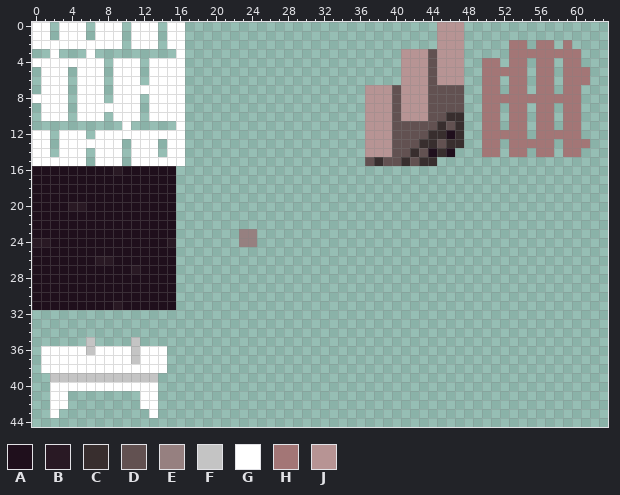
Pixel-art sprite, stored at assets/sprites/tiles.png. Above is the file before it was changed.
The file is 64x64 pixels. Shown: x 0..63, y 0..44.
Palette (. is transparent): A #1f0f1c  B #291924  C #382e2e  D #625151  E #968080  F #c4c4c4  G #ffffff  H #a37676  J #b79494
Pixels before (only the part around the change), first column x 5:
 0 G.GGG.GGG.GG............................JJJ................
 1 G.GGG.GGG.GG............................JJJ................
 2 GGGGG.GGG.GG............................JJJ.....HH.HH.H....
 3 .G.........G........................JJJDJJJ.....HHHHHHHH...
 4 GGG.GGG.GGGG........................JJJDJJJ..HH.HH.HH.HH...
 5 GGG.GGG.GGGG........................JJJDJJJ..HHHHH.HH.HHH..
 6 GGG.GGG.GGGG........................JJJDJJJ..HH.HH.HH.HHH..
 7 GGG.GGGGGGGG....................JJJDJJJDDDD..HH.HH.HH.HH...
 8 GGG.GGG.GGGG....................JJJDJJJDDDD..HHHHHHHHHHH...
 9 GGGGGGG.GGGG....................JJJDJJJDDDD..HH.HH.HH.HH...
10 GGG.GGG.GGGG....................JJJDJJJDDCC..HH.HH.HH.HH...
11 .....G.....G....................JJJDDDDDCDC..HH.HH.HH.HH...
12 G.GGGGGGGGGG....................JJJDDDDCCAC..HHHHH.HHHHH...
13 GGGGG.GGG.GG....................JJJDDDCCDCC..HH.HHHHH.HHH..
14 G.GGG.GGG.GG....................JJJDDCDACA...HH.HH.HH.HH...
15 G.GGG.GGGGGG....................DCDDCDCC...................
16 AAAABAAAAAA................................................
17 AAAAAAAAAAA................................................
18 AAAAAAAAAAA................................................
19 AAAAAAAAAAA................................................
20 BAAAAAAAAAA................................................
21 AAAAAAAAAAA................................................
22 AAAAAAAAAAA................................................
23 AAAAAAAAAAA.......EE.......................................
24 AAAAAAAAAAB.......EE.......................................
25 AAAAAAAAAAA................................................
26 AABBAAAAAAA................................................
27 AAAAAABAAAA................................................
28 AAAAAAAAAAA................................................
29 AAAAAAAAAAA................................................
30 AAAAAAAAAAA................................................
31 AAAABAAAAAA................................................
32 ...........................................................
33 ...........................................................
34 ...........................................................
35 .F....F....................................................
36 GFGGGGFGGG.................................................
37 GGGGGGFGGG.................................................
38 GGGGGGGGGG.................................................
39 FFFFFFFFF..................................................
40 GGGGGGGGG..................................................
Once edited:
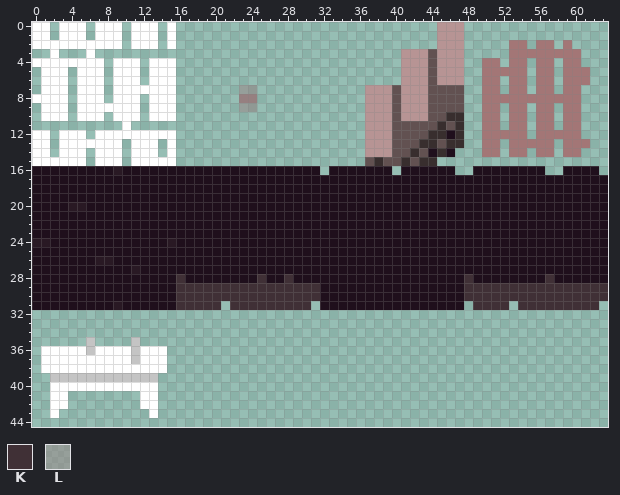
Colours new in this view: K #403036  L #96808080
Change:
{"y":0,"x":16,"old":"G","new":"."}
{"y":1,"x":16,"old":"G","new":"."}
{"y":2,"x":16,"old":"G","new":"."}
{"y":3,"x":16,"old":"G","new":"."}
{"y":4,"x":16,"old":"G","new":"."}
{"y":5,"x":16,"old":"G","new":"."}
{"y":6,"x":16,"old":"G","new":"."}
{"y":7,"x":16,"old":"G","new":"."}
{"y":7,"x":23,"old":"..","new":"LL"}
{"y":8,"x":16,"old":"G","new":"."}
{"y":8,"x":23,"old":"..","new":"EE"}
{"y":9,"x":16,"old":"G","new":"."}
{"y":9,"x":23,"old":"..","new":"LL"}
{"y":10,"x":16,"old":"G","new":"."}
{"y":11,"x":16,"old":"G","new":"."}
{"y":12,"x":16,"old":"G","new":"."}
{"y":13,"x":16,"old":"G","new":"."}
{"y":14,"x":16,"old":"G","new":"."}
{"y":15,"x":16,"old":"G","new":"."}
{"y":16,"x":16,"old":"................","new":"AAAAAAAAAAAAAAAA"}
{"y":16,"x":33,"old":".......","new":"AAAAAAA"}
{"y":16,"x":41,"old":"......","new":"AAAAAA"}
{"y":16,"x":49,"old":"........","new":"AAAAAAAA"}
{"y":16,"x":59,"old":"....","new":"AAAA"}
{"y":17,"x":16,"old":"................................................","new":"AAAAAAAAAAAAAAAAAAAAAAAAAAAAAAAAAAAAAAAAAAAAAAAA"}
{"y":18,"x":16,"old":"................................................","new":"AAAAAAAAAAAAAAAAAAAAAAAAAAAAAAAAAAAAAAAAAAAAAAAA"}
{"y":19,"x":16,"old":"................................................","new":"AAAAAAAAAAAAAAAAAAAAAAAAAAAAAAAAAAAAAAAAAAAAAAAA"}
{"y":20,"x":16,"old":"................................................","new":"AAAAAAAAAAAAAAAAAAAAAAAAAAAAAAAAAAAAAAAAAAAAAAAA"}
{"y":21,"x":16,"old":"................................................","new":"AAAAAAAAAAAAAAAAAAAAAAAAAAAAAAAAAAAAAAAAAAAAAAAA"}
{"y":22,"x":16,"old":"................................................","new":"AAAAAAAAAAAAAAAAAAAAAAAAAAAAAAAAAAAAAAAAAAAAAAAA"}
{"y":23,"x":16,"old":".......EE.......................................","new":"AAAAAAAAAAAAAAAAAAAAAAAAAAAAAAAAAAAAAAAAAAAAAAAA"}
{"y":24,"x":16,"old":".......EE.......................................","new":"AAAAAAAAAAAAAAAAAAAAAAAAAAAAAAAAAAAAAAAAAAAAAAAA"}
{"y":25,"x":16,"old":"................................................","new":"AAAAAAAAAAAAAAAAAAAAAAAAAAAAAAAAAAAAAAAAAAAAAAAA"}
{"y":26,"x":16,"old":"................................................","new":"AAAAAAAAAAAAAAAAAAAAAAAAAAAAAAAAAAAAAAAAAAAAAAAA"}
{"y":27,"x":16,"old":"................................................","new":"AAAAAAAAAAAAAAAAAAAAAAAAAAAAAAAAAAAAAAAAAAAAAAAA"}
{"y":28,"x":16,"old":"................................................","new":"KAAAAAAAAKAAKAAAAAAAAAAAAAAAAAAAKAAAAAAAAKAAAAAA"}
{"y":29,"x":16,"old":"................................................","new":"KKKKKKKKKKKKKKKKAAAAAAAAAAAAAAAAKKKKKKKKKKKKKKKK"}
{"y":30,"x":16,"old":"................................................","new":"KKKKKKKKKKKKKKKKAAAAAAAAAAAAAAAAKKKKKKKKKKKKKKKK"}
{"y":31,"x":16,"old":".....","new":"KKKKK"}
{"y":31,"x":22,"old":".........","new":"KKKKKKKKK"}
{"y":31,"x":32,"old":"................","new":"AAAAAAAAAAAAAAAA"}
{"y":31,"x":49,"old":"....","new":"KKKK"}
{"y":31,"x":54,"old":".........","new":"KKKKKKKKK"}
